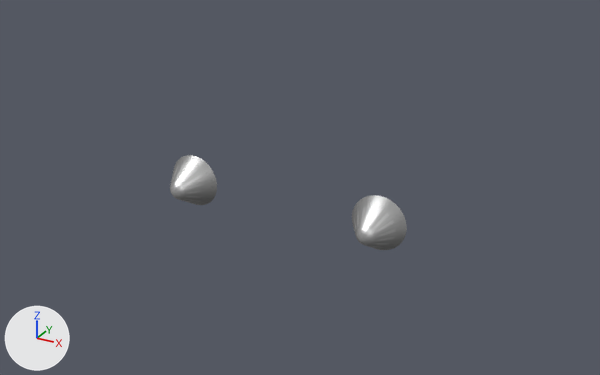
Renders of the Blender file data/models/ships/ac33/ac33.blend from each side of a commit.
Camera for both pictures: a camera (50 mm lens) standing at (29.7, -71.0, 27.3) and looking at (-5.4, -7.0, -4.7). Arrows for +X, +Y and +Z are at lower left; the lights stay in place. The same objects are shown in both versions, whatever each file hides.

In view in the first picture: 'Engines_LOW'.
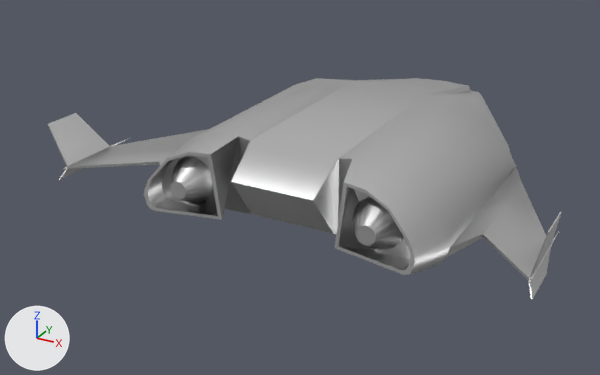
Boxes (x1, y1, x2, y2) around the edits, measured in the pictures (600 x 375 px):
'Venturestar_Hi.002', added
    after: (47, 78, 562, 299)
'Engines_LOW', reshaped
    before: (170, 155, 407, 250)
    after: (170, 157, 404, 250)

Edits to the bpy script that builds the scene:
```text
Change me_cylinder_000:
    used by ob_engines_low; location = (0.0, -21.0, 1.0); rotation_euler = (1.571, 0.0, 0.0), in degrees (90, 0, 0); scale = (2.0, 2.0, 2.0)
    remove me_cylinder_000.from_pydata(...)  # 65 vertices, 64 faces; spans x -5.23..-3.03, y -1.45..0.75, z -0.55..0.99
    add me_cylinder_000.from_pydata(...)  # 32 vertices, 17 faces; spans x -5.23..-3.03, y -1.45..0.75, z -0.55..0.61
    me_cylinder_000 part 1
    33 vertices are removed from x -5.2..-3.05, y -1.43..0.73, z -0.55..0.99
    64 faces are deleted
    17 new faces join them
Add me_circle_022:
    me_circle_022.from_pydata(...)  # 223 vertices, 198 faces, 1 loose edge; spans x 0.0..21.0, y -4.0..3.1, z -41.1..2.0
    me_circle_022.polygons.foreach_set('use_smooth', [True] * 198)
    me_circle_022.materials.append(mat_body_hi)
Add ob_venturestar_hi_002:
    ob_venturestar_hi_002 = bpy.data.objects.new('Venturestar_Hi.002', me_circle_022)
    ob_venturestar_hi_002.location = (0.0, -21.0, 1.0)
    ob_venturestar_hi_002.rotation_euler = (1.571, 0.0, 0.0)  # degrees (90, 0, 0)
    _m = ob_venturestar_hi_002.modifiers.new('Mirror', 'MIRROR')
    _m.use_clip = True
    _m = ob_venturestar_hi_002.modifiers.new('EdgeSplit', 'EDGE_SPLIT')
    _m.split_angle = 0.785
    _m.use_edge_angle = False
```
